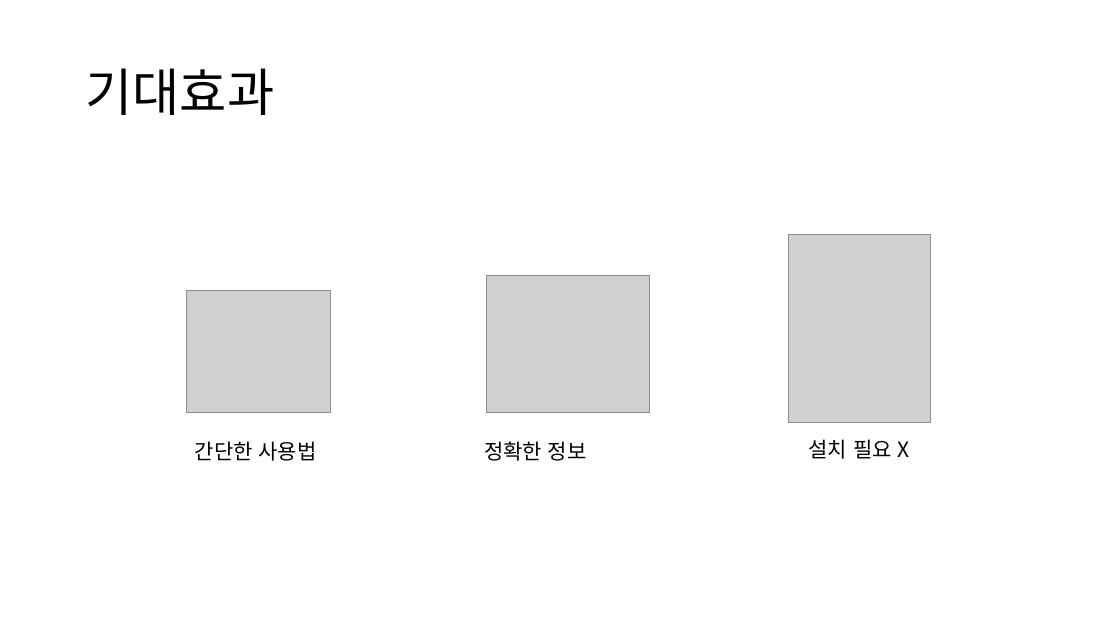
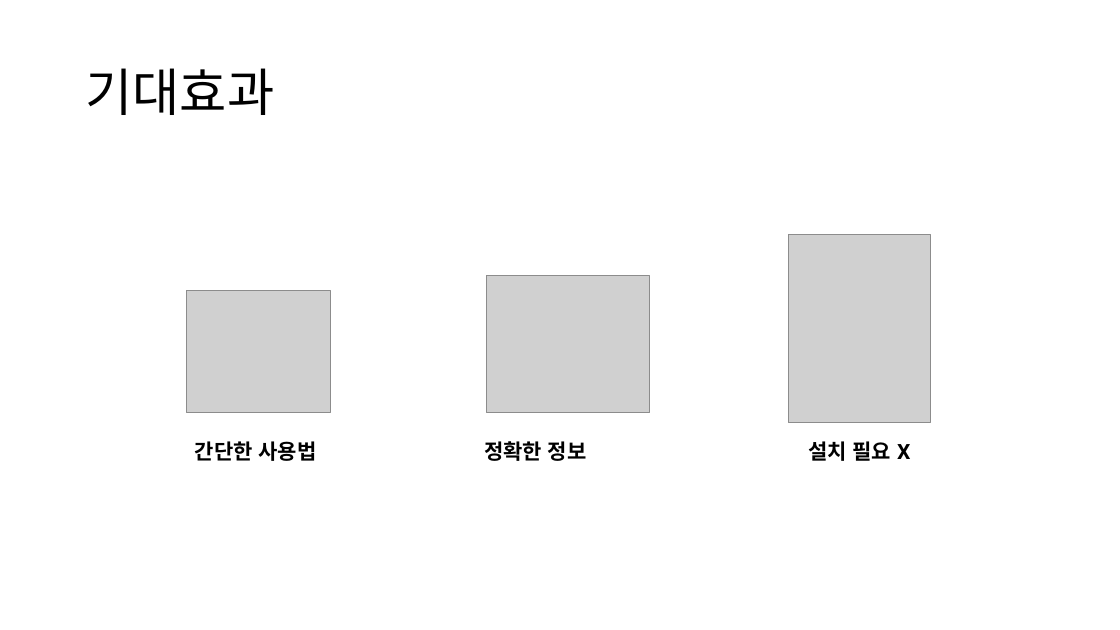
Before and after one commit to gichangee/chat-gpt-timetable, a slide deck: slide 11 of docs/중간발표자료.pptx (slide 15 before the commit). Drawn at 1120x630 pixels with LibreOffice and Linux fonts; fonts in the diff are those of the drawing; grey boxes stand for pictures. Boxes give left, top, right and bottom in pixels: in the first picture for what was removed or moved away, otherwise in the second. Text is boxed around its words. In the diff, an @@ line names an element or a change of style, - is before the commit and + after.

```diff
--- a/docs/중간발표자료.pptx
+++ b/docs/중간발표자료.pptx
@@ font Noto Sans CJK KR to Roboto, bold on in 3 elements at [195,441,317,461], [484,441,587,461], [808,441,910,461] @@
```
Also in this commit, not shown: 5 other slides changed, 3 slides added, 7 slides removed, 6 other files.
